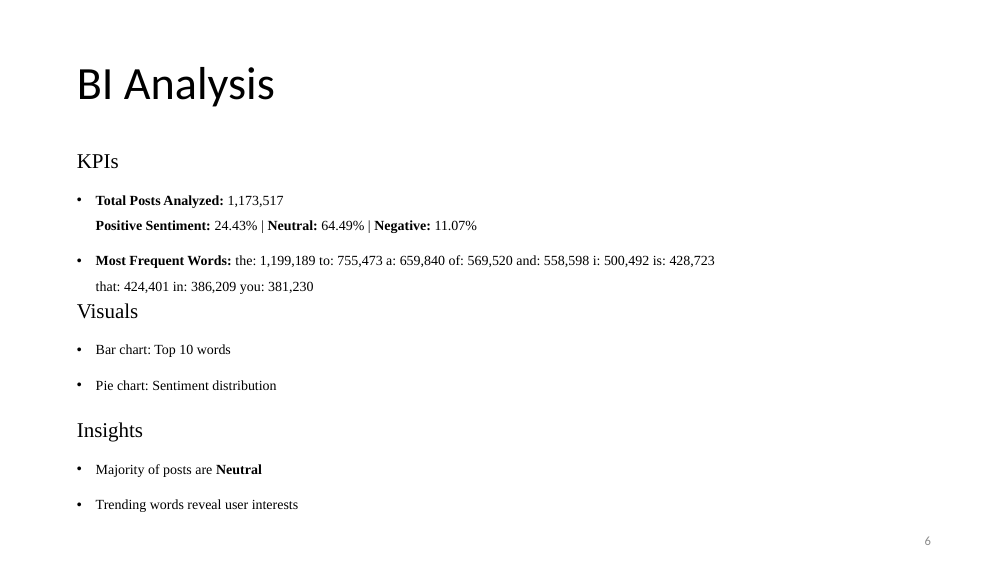
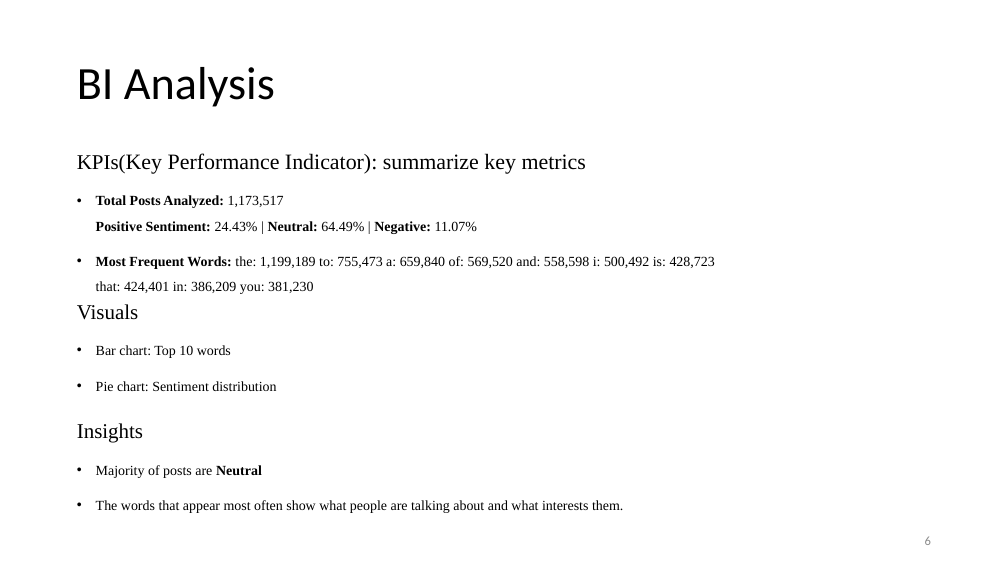
Before and after one commit to sol1927/ml, a slide deck: slide 7 of SOCIAL MEDIA SENTIMENT.pptx. Drawn at 1008x567 pixels with LibreOffice and Linux fonts; fonts in the diff are those of the drawing. Boxes give left, top, right and bottom in pixels: in the first picture for what was removed or moved away, otherwise in the second. Text is boxed around its words. In the diff, an @@ line names an element or a change of style, - is before the commit and + after.

```diff
--- a/SOCIAL MEDIA SENTIMENT.pptx
+++ b/SOCIAL MEDIA SENTIMENT.pptx
@@ text at <box>77,153,586,174</box>: text changed; size 19.9 to 20.9 pt @@
-KPIs
+KPIs(Key Performance Indicator): summarize key metrics
@@ text at <box>96,500,623,513</box>: text changed @@
-• Trending words reveal user interests
+• The words that appear most often show what people are talking about and what interests them.
```
Also in this commit, not shown: 8 other slides changed, 2 other files.
